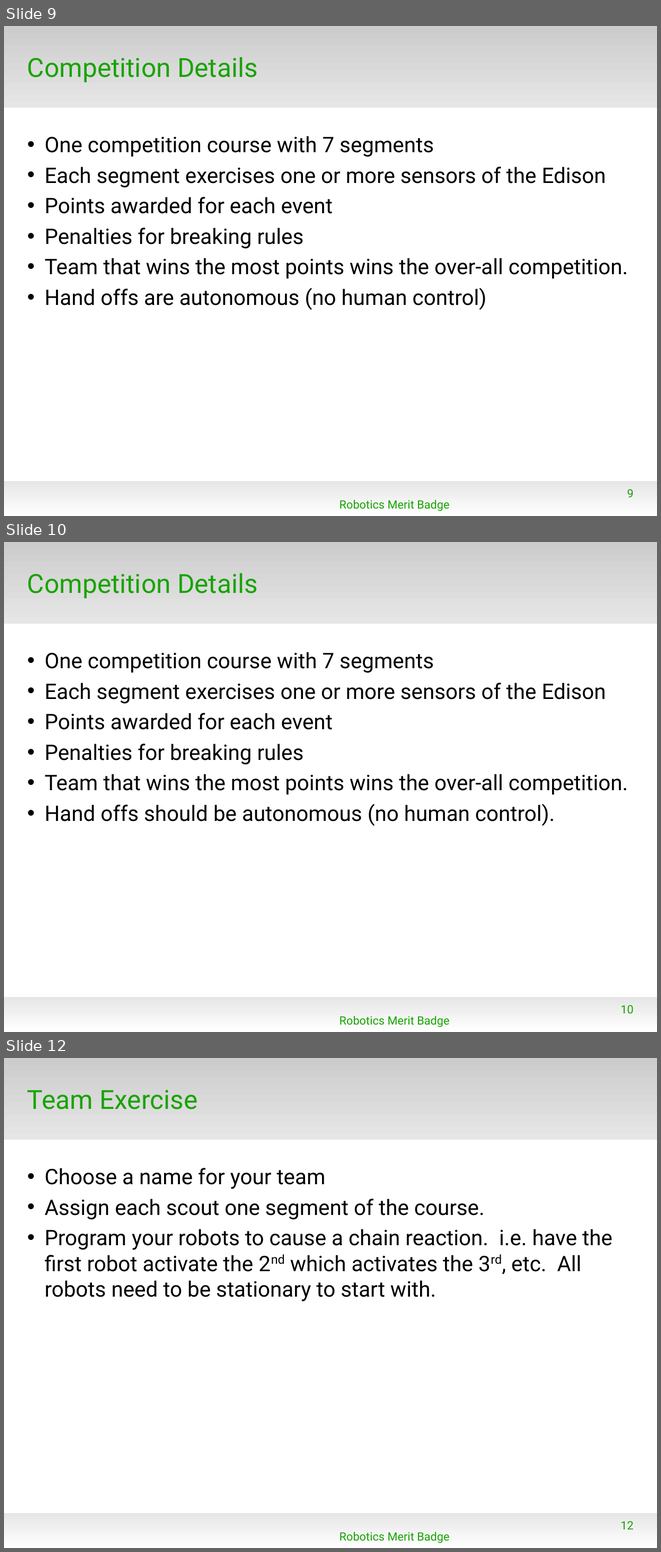
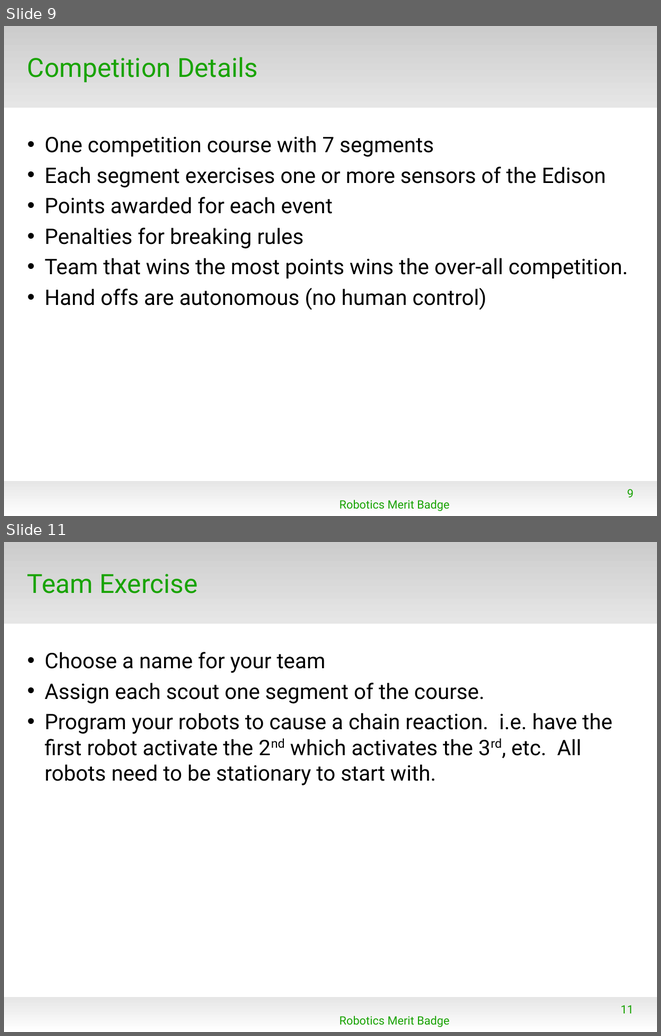
Before and after one commit to mcli/RoboticsMB, a slide deck: doc/RMB_Session3.odp. Shown one above the other, each under a label of ours: slides 9, 10 and 12 before the commit, slides 9 and 11 after it; the slides between them are not shown. The pictures are 661x1552 and 661x1036 pixels, drawn with LibreOffice and Linux fonts; fonts in the diff are those of the drawing; background and template pictures are left out. Boxes give left, top, right and bottom in pixels: in the first picture for what was removed or moved away, otherwise in the second. Text is boxed around its words. In the diff, an @@ line names an element or a change of style, - is before the commit and + after.

```diff
--- a/doc/RMB_Session3.odp
+++ b/doc/RMB_Session3.odp
@@ slide 10 removed at [4, 542, 657, 1032], background #FFFFFF; not listed: 2 template elements that a slide beside it also shows @@
@@ title removed at [27, 573, 258, 598] @@
-Competition Details
@@ text removed at [45, 652, 628, 826] @@
-• One competition course with 7 segments
-• Each segment exercises one or more sensors of the Edison
-• Points awarded for each event
-• Penalties for breaking rules
-• Team that wins the most points wins the over-all competition.
-• Hand offs should be autonomous (no human control).
@@ text removed at [339, 1015, 449, 1027] @@
-Robotics Merit Badge
@@ page number removed at [620, 1005, 633, 1014] @@
-10
@@ what was slide 12 is now slide 11 @@
@@ page number at [620, 1005, 633, 1013]: text changed @@
-12
+11
```
Also in this commit, not shown: 3 slides changed, 2 other files.
